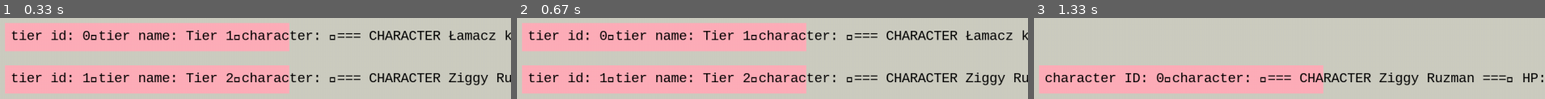
Above: before the commit, frames 1-3 (left to right).
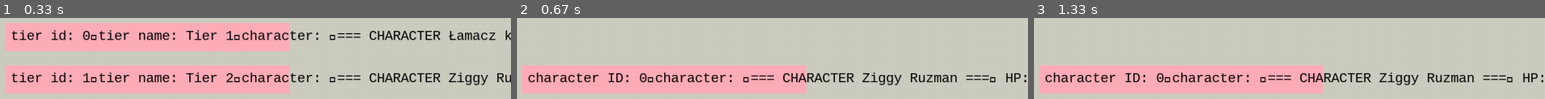
Above: after the commit, the same moments.

Repository: Tysek64/ziggyquest
Game: pygame game, started from src/GUI/GUISelect.py
Same seed, same stepped clock (60 frames per second), same inputs: the game is played once before the commit and once after it.
Inputs (mouse positions are in pixels of both pictures, inside the frame that each line leads up to):
- Up to frame 1 (0.33 s): no input
- Up to frame 2 (0.67 s): click (634, 82) at 0.38 s
- Up to frame 3 (1.33 s): no input

Frame 1 is identical in both runs. In frame 2, 27% of the frame differs, in the area x 0-100%, y 5-84%; in frame 3, nothing differs.

Commit message:
minor changes

Diff:
--- a/src/GUI/GUISelect.py
+++ b/src/GUI/GUISelect.py
@@ -40,7 +40,6 @@
                     if rect.collidepoint(pos):
                         return i
             pygame.time.delay(100)
-        return None
 
     def get_selected_card(self):
         while len(self.cards) == 0 or self.cards[-1][0] is None:
